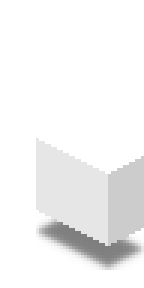
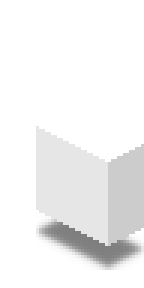
Layered file, before and after one edit (144px x 288px). Changes by layer:
painted on "Cover" over [39, 129, 141, 174]
painted on "Side" over [36, 126, 108, 174]
painted on "Front" over [108, 144, 144, 174]
